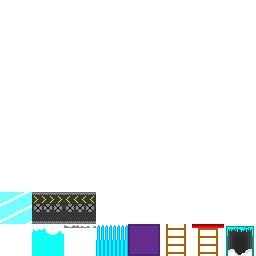
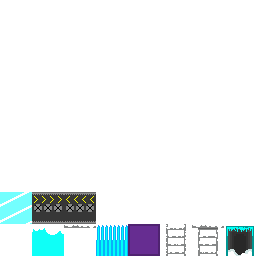
Two versions of the same layered image (256 x 256). Layer-by-layer changes:
painted on "Ladder-OneWay" over [192, 224, 224, 256]
painted on "Ladder" over [166, 224, 186, 256]
